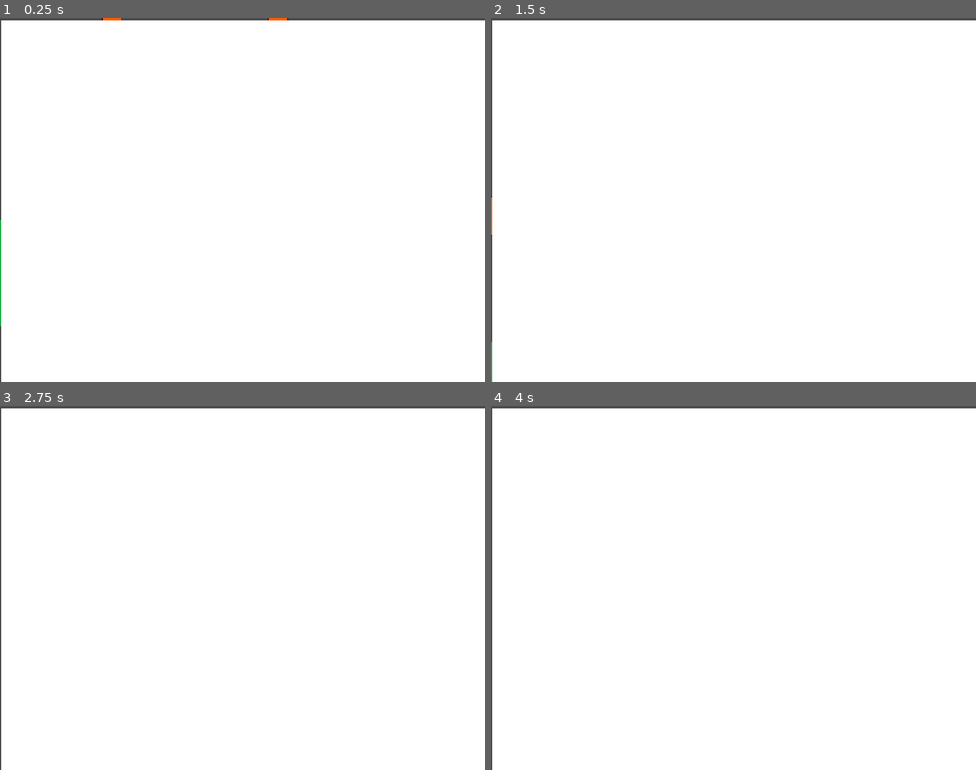
Above: before the commit, frames 1-4 (two rows, left to right).
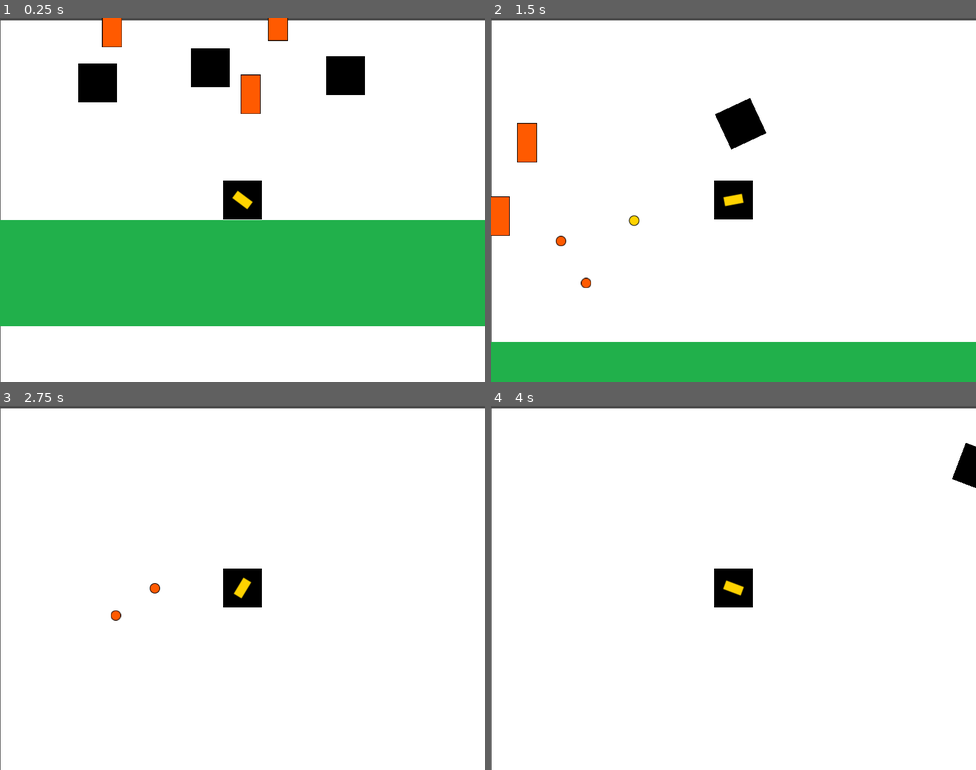
Above: after the commit, the same moments.

Repository: nicolastpi01/entregas-ipv-garcia-nicolas
Game: Godot game, scene res://Main.tscn
Two runs of this game, one before a commit and one after it. Both use one fixed random seed, a clock stepped at 60 frames per second and the inputs below.
Inputs (mouse positions are in pixels of both pictures, inside the frame that each line leads up to):
- Up to frame 1 (0.25 s): no input
- Up to frame 2 (1.5 s): move the mouse to (840, 181) at 0.52 s; hold D (move_right) 0.53-1.28 s; click (840, 181) at 0.6 s; tap Up (jump) at 0.77 s; move the mouse to (636, 218) at 1.27 s; hold A (move_left) from 1.28 s (still down); click (636, 218) at 1.35 s
- Up to frame 3 (2.75 s): tap Up (jump) at 1.52 s; move the mouse to (291, 507) at 2.02 s; release A (move_left) at 2.03 s; hold D (move_right) from 2.03 s (still down); click (291, 507) at 2.1 s
- Up to frame 4 (4 s): move the mouse to (709, 660) at 2.77 s; click (709, 660) at 2.85 s; tap Up (jump) at 3.02, 3.77 s; move the mouse to (879, 642) at 3.52 s; release D (move_right) at 3.53 s; hold A (move_left) from 3.53 s (still down); click (879, 642) at 3.6 s

The runs differ from the first frame. In frame 1, 34% of the frame differs, in the area x 0-100%, y 0-100%; in frame 2, 14%; in frame 3, 1.1%; in frame 4, 1.4%.

Commit message:
agrego objetos fisicos

Diff:
--- a/entrega-5-garcia-nicolas/Main.tscn
+++ b/entrega-5-garcia-nicolas/Main.tscn
@@ -6,19 +6,20 @@
 [ext_resource path="res://entities/enemies/Turret.tscn" type="PackedScene" id=4]
 [ext_resource path="res://entities/enemies/TurretsSpawner.gd" type="Script" id=5]
 [ext_resource path="res://entities/world/Floor.tscn" type="PackedScene" id=6]
+[ext_resource path="res://entities/world/Cube.tscn" type="PackedScene" id=7]
 
 [node name="Main" type="Node"]
 script = ExtResource( 3 )
 
 [node name="CanvasLayer" type="CanvasLayer" parent="."]
-layer = 0
+layer = -1
 
 [node name="Background" type="TextureRect" parent="CanvasLayer"]
 anchor_right = 1.0
 anchor_bottom = 1.0
-margin_left = 2.0
+margin_left = 1.0
 margin_top = 4.0
-margin_right = 2.0
+margin_right = 1.0
 margin_bottom = 4.0
 texture = ExtResource( 2 )
 expand = true
@@ -43,3 +44,11 @@
 
 [node name="Floor3" parent="." instance=ExtResource( 6 )]
 position = Vector2( 1983, 517 )
+
+[node name="Cube" parent="." instance=ExtResource( 7 )]
+
+[node name="Cube2" parent="." instance=ExtResource( 7 )]
+position = Vector2( 583, 188 )
+
+[node name="Cube3" parent="." instance=ExtResource( 7 )]
+position = Vector2( 360, 175 )
--- /dev/null
+++ b/entrega-5-garcia-nicolas/entities/world/Cube.tscn
@@ -0,0 +1,15 @@
+[gd_scene load_steps=3 format=2]
+
+[ext_resource path="res://assets/textures/player.png" type="Texture" id=1]
+
+[sub_resource type="RectangleShape2D" id=1]
+extents = Vector2( 33, 32 )
+
+[node name="Cube" type="RigidBody2D"]
+position = Vector2( 174, 200 )
+
+[node name="Sprite" type="Sprite" parent="."]
+texture = ExtResource( 1 )
+
+[node name="CollisionShape2D" type="CollisionShape2D" parent="."]
+shape = SubResource( 1 )
Not shown: 1 places in entrega-5-garcia-nicolas/Main.tscn that only renumber resources
